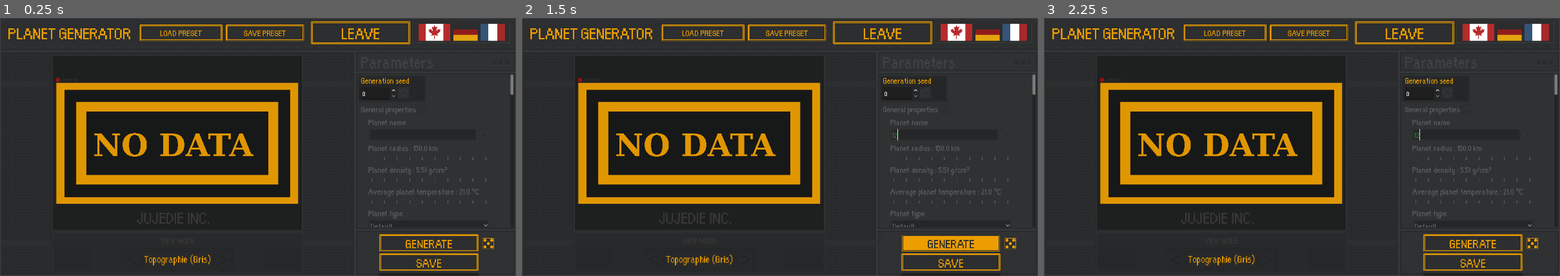
Above: before the commit, frames 1-3 (left to right).
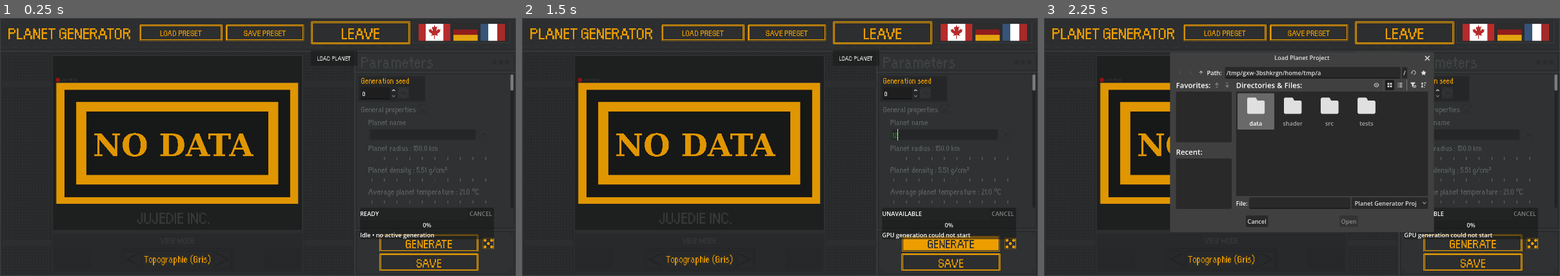
Above: after the commit, the same moments.

Repository: Jujedie/PlanetGenerator
Game: Godot game, scene res://data/scn/master.tscn
Two runs of this game, one before a commit and one after it. Both use one fixed random seed, a clock stepped at 60 frames per second and the inputs below.
Inputs (mouse positions are in pixels of both pictures, inside the frame that each line leads up to):
- Up to frame 1 (0.25 s): no input
- Up to frame 2 (1.5 s): click (945, 134) at 0.52 s; type "12" at 0.6 s; click "GENERATE" at 1.25 s
- Up to frame 3 (2.25 s): click (1379, 59) at 2 s, where only the run after the commit has a clickable "LOAD PLANET"

The runs differ from the first frame. In frame 1, 0.6% of the frame differs, in the area x 60-100%, y 12-100%; in frame 2, 0.7%; in frame 3, 15%, in the area x 24-100%, y 14-100%.

Commit message:
feat: Améliorer l'interface utilisateur de génération avec un statut permanent et des contrôles d'annulation

Diff:
--- a/src/scenes/master.gd
+++ b/src/scenes/master.gd
@@ -92,34 +92,50 @@
 
 
 func _setup_generation_status_ui() -> void:
-	var layer := CanvasLayer.new()
-	layer.layer = 40
-	layer.name = "GenerationStatusLayer"
-	add_child(layer)
+	# M7.3 status is a permanent part of the right-hand control column. Keeping
+	# it visible while idle makes the feature discoverable and avoids a floating
+	# overlay covering the header/map.
+	var parent := $"ImageFrame/Control General"
+	var parameters_panel := $"ImageFrame/Control General/Control_Parameters"
+	# Reserve a compact strip between the parameter scroller and action buttons.
+	parameters_panel.offset_bottom = 510.0
+
 	_generation_status_panel = PanelContainer.new()
-	_generation_status_panel.visible = false
-	_generation_status_panel.position = Vector2(24, 24)
-	_generation_status_panel.size = Vector2(390, 118)
-	layer.add_child(_generation_status_panel)
+	_generation_status_panel.name = "GenerationStatusPanel"
+	_generation_status_panel.position = Vector2(977.0, 515.0)
+	_generation_status_panel.size = Vector2(363.0, 66.0)
+	_generation_status_panel.mouse_filter = Control.MOUSE_FILTER_STOP
+	parent.add_child(_generation_status_panel)
+
 	var box := VBoxContainer.new()
-	box.add_theme_constant_override("separation", 6)
+	box.add_theme_constant_override("separation", 2)
 	_generation_status_panel.add_child(box)
+
+	var header := HBoxContainer.new()
+	box.add_child(header)
 	_generation_phase_label = Label.new()
-	_generation_phase_label.text = "Preparing generation…"
-	box.add_child(_generation_phase_label)
+	_generation_phase_label.text = "READY"
+	_generation_phase_label.size_flags_horizontal = Control.SIZE_EXPAND_FILL
+	header.add_child(_generation_phase_label)
+	_cancel_generation_button = Button.new()
+	_cancel_generation_button.text = "CANCEL"
+	_cancel_generation_button.disabled = true
+	_cancel_generation_button.focus_mode = Control.FOCUS_NONE
+	_cancel_generation_button.pressed.connect(_on_cancel_generation_pressed)
+	header.add_child(_cancel_generation_button)
+
 	_generation_progress_bar = ProgressBar.new()
 	_generation_progress_bar.min_value = 0
 	_generation_progress_bar.max_value = 100
+	_generation_progress_bar.value = 0
 	_generation_progress_bar.show_percentage = true
 	box.add_child(_generation_progress_bar)
-	var row := HBoxContainer.new(); box.add_child(row)
+
 	_generation_memory_label = Label.new()
-	_generation_memory_label.size_flags_horizontal = Control.SIZE_EXPAND_FILL
-	row.add_child(_generation_memory_label)
-	_cancel_generation_button = Button.new()
-	_cancel_generation_button.text = "CANCEL"
-	_cancel_generation_button.pressed.connect(_on_cancel_generation_pressed)
-	row.add_child(_cancel_generation_button)
+	_generation_memory_label.text = "Idle • no active generation"
+	_generation_memory_label.clip_text = true
+	_generation_memory_label.tooltip_text = "Estimated active generation memory and elapsed time"
+	box.add_child(_generation_memory_label)
 
 func _show_generation_status(params: Dictionary) -> void:
 	_generation_started_usec = Time.get_ticks_usec()
@@ -129,8 +145,8 @@
 	# Deliberately conservative UI estimate: several authoritative fields plus
 	# working textures coexist in the monolithic path.
 	var estimate := int(dims.x) * int(dims.y) * 64
-	_generation_memory_label.text = "Raster %dx%d • estimated active data ~%.2f GiB" % [dims.x, dims.y, float(estimate) / 1073741824.0]
-	_generation_status_panel.visible = true
+	_generation_memory_label.text = "Raster %dx%d • est. active ~%.2f GiB" % [dims.x, dims.y, float(estimate) / 1073741824.0]
+	_cancel_generation_button.disabled = false
 
 func _on_generation_progress(phase: String, completed: int, total: int) -> void:
 	var safe_total := maxi(total, 1)
@@ -144,8 +160,10 @@
 		planetGenerator.cancel_generation("user")
 
 func _on_generation_cancelled(reason: String) -> void:
-	_generation_status_panel.visible = false
-	_cancel_generation_button.disabled = false
+	_generation_phase_label.text = "CANCELLED"
+	_generation_progress_bar.value = 0
+	_generation_memory_label.text = "Cancelled: %s" % reason
+	_cancel_generation_button.disabled = true
 	_set_buttons_enabled(true)
 	$"ImageFrame/LabelNomMap".text = "Generation cancelled (%s)" % reason
 
@@ -155,8 +173,11 @@
 	_load_planet_button.name = "btnLoadPlanetProject"
 	_load_planet_button.text = "LOAD PLANET"
 	_load_planet_button.theme = $"ImageFrame/Control General/btnSauvegarder".theme
-	_load_planet_button.position = Vector2(1028.8, 691.0)
-	_load_planet_button.size = Vector2(269.0, 42.0)
+	# Previous M7.1 coordinates placed this below the 700 px viewport.
+	_load_planet_button.position = Vector2(843.0, 88.0)
+	_load_planet_button.size = Vector2(126.0, 42.0)
+	_load_planet_button.text = "LOAD PLANET"
+	_load_planet_button.add_theme_font_size_override("font_size", 20)
 	_load_planet_button.focus_mode = Control.FOCUS_NONE
 	_load_planet_button.pressed.connect(_on_load_planet_project_pressed)
 	parent.add_child(_load_planet_button)
@@ -252,7 +273,9 @@
 	# Ne pas bloquer l'interface si l'initialisation GPU a tout de même échoué.
 	_set_buttons_enabled(not generation_started)
 	if not generation_started:
-		_generation_status_panel.visible = false
+		_generation_phase_label.text = "UNAVAILABLE"
+		_generation_memory_label.text = "GPU generation could not start"
+		_cancel_generation_button.disabled = true
 
 
 func _release_planet_generator() -> void:
@@ -298,9 +321,10 @@
 		print("Erreur lors du chargement de l'image: ", maps[map_index])
 
 	_generation_progress_bar.value = 100
-	_generation_phase_label.text = "Complete"
-	_generation_status_panel.visible = false
-	_cancel_generation_button.disabled = false
+	_generation_phase_label.text = "COMPLETE"
+	var elapsed_s := float(Time.get_ticks_usec() - _generation_started_usec) / 1000000.0
+	_generation_memory_label.text = "Completed in %.2f s" % elapsed_s
+	_cancel_generation_button.disabled = true
 
 	# 2. Play completion sound
 	var sfx = load(SFX_GENERATION_DONE)
Not shown, added: tests/milestone_7_3_ui_progress.gd.uid
